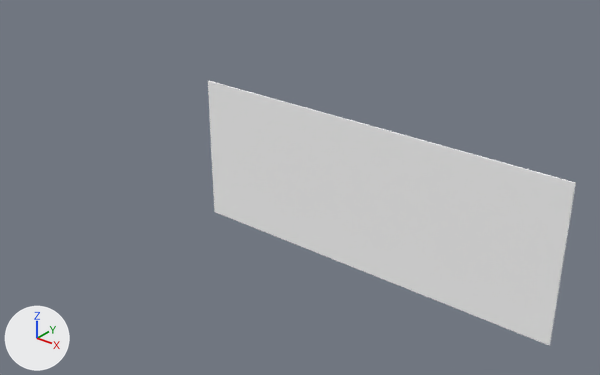
The glTF model public/models/plywood/20/plywood-left.glb: old version first, new version second.
Before and after are seen from a camera (50 mm lens) standing at (8.94, -8.71, 6.63) and looking at (1.55, 0.52, 0.91). The axes (+X, +Y, +Z) are drawn at lower left. The lights are the same throughout. Where no turn or scale is listed for an object, it has been applied to the vertices. Vertices at the same position are counted once.

Before the edit, the objects in view are built like this:
```python
me_mesh_0 = bpy.data.meshes.new('Mesh_0')
me_mesh_0.from_pydata(...)  # a box spanning x 0.07..5.99, y 0.08..0.1, z 0.17..2.47
me_mesh_0.materials.append(mat_material_0)  # white #fdfdfd
ob_mesh_0 = bpy.data.objects.new('Mesh_0', me_mesh_0)
ob_mesh_0.location = (0.0, 0.0, 0.0)
```
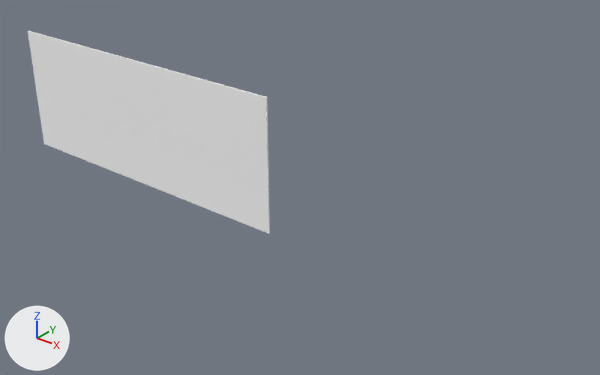
The newer file is also turned or shifted as a whole; pictures and numbers use the older file's frame.

What the commit changed:
me_mesh_0 has 8 vertices, 12 faces and spans x 0.07..5.99, y 0.08..0.1, z 0.17..2.47.
me_mesh_0 is used by ob_mesh_0; location (0.0, 0.0, 0.0).
me_mesh_0 part 1: the whole mesh is scaled about its middle by (0.203, 1, 0.997), then moved by (-2.36, 0.0, 0.0).
Mesh me_mesh_4 is new.
It is a box spanning x 3.61..4.78, y 2.33..2.36, z 0.17..2.46.
It uses material mat_material_0 (white #fdfdfd).
Mesh me_mesh_3 is new.
It is a box spanning x 2.45..3.61, y 2.33..2.36, z 0.17..2.46.
It uses material mat_material_0 (white #fdfdfd).
Mesh me_mesh_2 is new.
It is a box spanning x 1.29..2.45, y 2.33..2.36, z 0.17..2.46.
It uses material mat_material_0 (white #fdfdfd).
Mesh me_mesh_1 is new.
It is a box spanning x 0.08..1.29, y 2.33..2.36, z 0.17..2.46.
It uses material mat_material_0 (white #fdfdfd).
Object 'Mesh_4' (ob_mesh_4) is new; it shows me_mesh_4.
Its location is (-4.7, -2.26, 0.0).
Object 'Mesh_3' (ob_mesh_3) is new; it shows me_mesh_3.
Its location is (-4.7, -2.26, 0.0).
Object 'Mesh_2' (ob_mesh_2) is new; it shows me_mesh_2.
Its location is (-4.7, -2.26, 0.0).
Object 'Mesh_1' (ob_mesh_1) is new; it shows me_mesh_1.
Its location is (-4.7, -2.26, 0.0).

Boxes [x1, y1, x2, y2] around the edits, measured in the pictures (600 x 375 px):
'Mesh_0', mesh rescaled (83% narrower, 42% shorter): before [208, 81, 576, 345]; after [208, 81, 270, 234]
'Mesh_4', added: after [157, 67, 214, 212]
'Mesh_3', added: after [110, 54, 166, 192]
'Mesh_2', added: after [68, 42, 123, 175]
'Mesh_1', added: after [28, 31, 82, 159]
